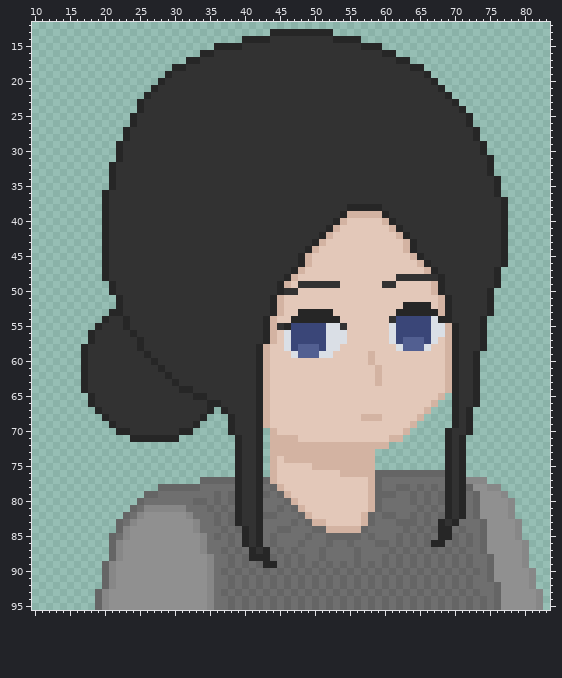
Sprite sheet -- sprites/char_1_portraits/char_1_portraits_2_v2.png. The picture above was drawn from the file before the commit.
The file is 480x480 pixels, drawn in blocks of 5x5; one block is one cell here. Shown: x 10..83, y 12..95.
After the commit:
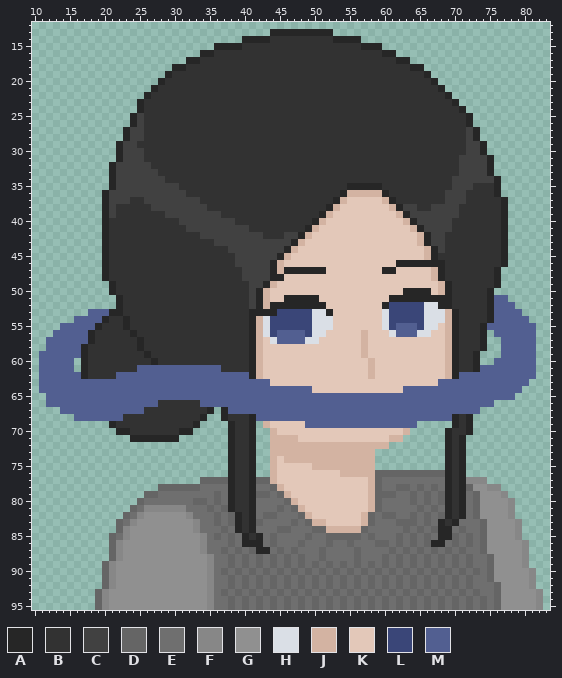
Palette (. is transparent): A #262626  B #323232  C #414141  D #656565  E #6f6f6f  F #878787  G #909090  H #dadfe6  J #d3b3a2  K #e3c8b9  L #3a4678  M #525f91
Commit: adjusted portrait art, added expressions
Change:
Changed rows in their new state; - is an unchanged pixel.
first column x 11:
25 --------------C--------------------------------------------------------
26 --------------C--------------------------------------------------------
27 -------------CC----------------------------------------------C---------
28 -------------CC----------------------------------------------C---------
29 ------------CC-----------------------------------------------CC--------
30 ------------CCC----------------------------------------------CC--------
31 ------------CCC---------------------------------------------CCCC-------
32 -----------CCCCC--------------------------------------------CCCC-------
33 -----------CCCCCC-------------------------------------------CCCC-------
34 -----------CCCCCCC-----------------------------------------CCCCCC------
35 -----------CCCCCCCCC------------------------AAAAA----------CCC---------
36 ----------CCCCCCCCCCC----------------------AJJJJJA--------CCC----------
37 ----------CCC--CCCCCCCC-------------------AJKKKKKJA-------CCC----------
38 ----------C-----CCCCCCCC-----------------AJKKKKKKKJACC--CCCC-----------
39 ----------C-------CCCCCCCC--------------AJKKKKKKKKKJACCCCCCC-----------
40 --------------------CCCCCCCC-----------AJKKK-----KKKJACCCCC------------
41 ---------------------CCCCCCCCC--------AJKKK-------KKKJACCCC------------
42 -----------------------CCCCCCCCC---CCAJKKK---------KKKJACC-------------
43 -------------------------CCCCCCCCCCCAJKKK-----------KKJACC-------------
44 ---------------------------CCCCCCCCAJKKK------------KKKJAC-------------
45 ----------------------------CCCCCCAJKKK--------------KKJA--------------
46 ----------------------------CCCCCAJKKKK------------AAAA-AA-------------
47 -----------------------------CCCCAJA-AAAA--------AA----KJA-------------
48 -----------------------------CCCCAAKK--------------KKKKKJ--------------
49 ------------------------------CCAJKK-KKKKKK------KK-----KJA------------
50 ------------------------------CAJKKKK---------------AAAAKJA------------
51 ------------------------------CAJKKAAAAA----------AAAAAAAA-------MM----
52 ------------------------------CAJ-AAAAAAA--------ALLLLLHHA-------MMM---
53 -------MMM--------------------AAA-LLLLLHH--------HLLLLLHHHJA-----MMMM--
54 -----MMMM---------------------AJHLLLLLLHHHK------HL----H-HJA---BAMMMMM-
55 ---MMMMM----------------------AJHLLL---HH-KK-----HLMMM-H-K------MMMMMMM
56 --MMMMM-----------------------AJHLMMMM-HHKKK--J----MMMHHKK-------MMMMMM
57 -MMMMMM-----------------------AJKHMMMMHHKKKK--J---KKKKKKK---------MMMMM
58 -MMMMM------------------------AJK--KKKKKKKK---J----KKKKK----------MMMMM
59 MMMMMM------------------------AJK---KKKKKK----JK------------------MMMMM
60 MMMMM-------------------------AJK--------------------------------MMMMMM
61 MMMMM---------MMMMMMMMMMMM----AJK--------------JK--------------MMMMMMMM
62 MMMMMM-----MMMMMMMMMMMMMMMMMMMAJK--------------JK-----------MMMMMMMMMMM
63 MMMMMMMMMMMMMMMMMMMMMMMMMMMMMMMMM---------------K--------MMMMMMMMMMMMM-
64 MMMMMMMMMMMMMMMMMMMMMMMMMMMMMMMMMMMMMMM-------------MMMMMMMMMMMMMMMMM--
65 -MMMMMMMMMMMMMMMMMMMMMMMMMMMMMMMMMMMMMMMMMMMMMMMMMMMMMMMMMMMMMMMMMMM---
66 -MMMMMMMMMMMMMMMM------MMMMMMMMMMMMMMMMMMMMMMMMMMMMMMMMMMMMMMMMMM------
67 ---MMMMMMMMMMMM------------MMMMMMMMMMMMMMMMMMMMMMMMMMMMMMMMMMMM--------
68 -----MMMMMMM--------------AB--AMMMMMMMMMMMMMMMMMMMMMMMMMMMM------------
69 ------------------------------A.------MMMMMMMMMMMMMMMM-----------------
70 ------------------------------A.---------------------------------------
71 ---------------------------AB-A.---------------------------------------
72 ---------------------------AB-A.---------------------------------------
73 ---------------------------AB-A.---------------------------------------
74 ---------------------------AB-A.---------------------------------------
75 ---------------------------AB-A.---------------------------------------
76 ---------------------------AB-A.---------------------------------------
77 ---------------------------AB-AD---------------------------------------
78 ---------------------------AB-AE---------------------------------------
79 ---------------------------AB-AD---------------------------------------
80 ---------------------------AB-AE---------------------------------------
81 ---------------------------AB-AE---------------------------------------
82 ------------------------------AE---------------------------------------
83 ------------------------------AD---------------------------------------
84 ----------------------------ABAE---------------------------------------
86 ------------------------------A----------------------------------------
87 ------------------------------DA---------------------------------------
88 ------------------------------EDE--------------------------------------
89 --------------------------------ED-------------------------------------
Changed places in both pictures, as pixel boxes (x1, y1, x2, y2):
changed: (39, 113, 536, 568)
